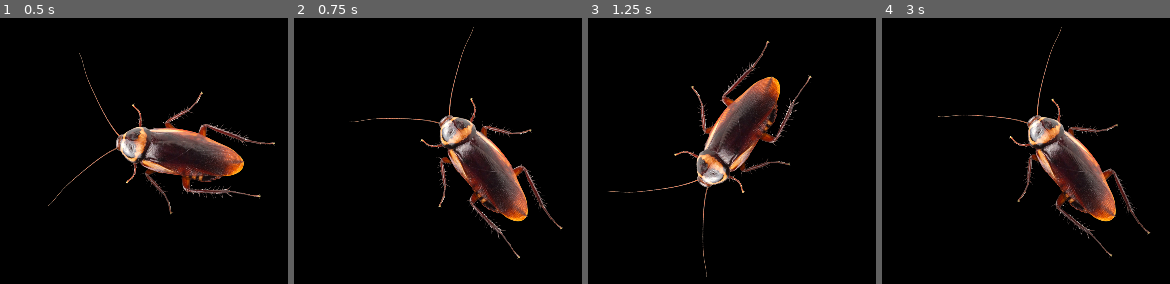
Above: before the commit, frames 1-4 (left to right).
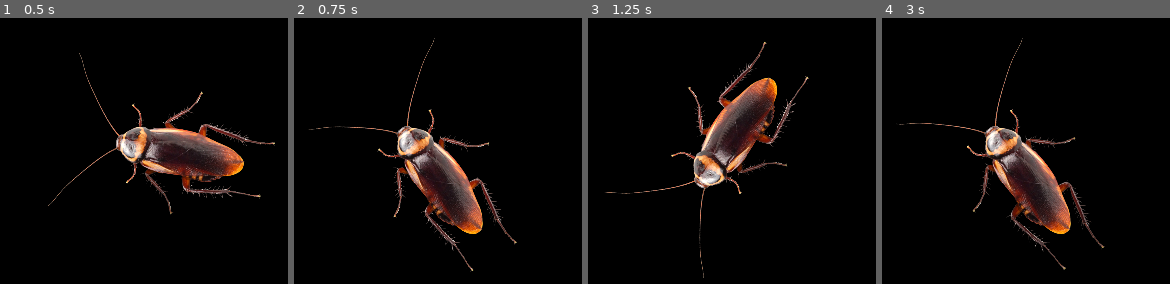
Above: after the commit, the same moments.

Repository: ihateacher/idle-game
Game: Godot game, scene res://main.tscn
The game is run twice, just before and just after one commit, with the same random seed, the same clock (stepped at 60 frames per second) and the same inputs.
Inputs (mouse positions are in pixels of both pictures, inside the frame that each line leads up to):
- Up to frame 1 (0.5 s): no input
- Up to frame 2 (0.75 s): drag from (449, 156) to (outside the picture) at 0.52 s
- Up to frame 3 (1.25 s): no input
- Up to frame 4 (3 s): drag from (890, 111) to (1037, 156) at 1.27 s; move the mouse to (outside the picture) at 2.02 s; click (outside the picture) at 2.17 s; drag from (951, 169) to (outside the picture) at 2.77 s

Frame 1 is identical in both runs. In frame 2, 15% of the frame differs, in the area x 5-94%, y 3-96%; in frame 3, 6.2%; in frame 4, 15%.

Commit message:
Update idle_object.tscn
动画调整

Diff:
--- a/idle_object.tscn
+++ b/idle_object.tscn
@@ -10,35 +10,6 @@
 [ext_resource type="Texture2D" uid="uid://dpc2e2qgfc5jp" path="res://assets/left_main_leg.png" id="7_vvb2k"]
 [ext_resource type="Texture2D" uid="uid://4n75labdmtof" path="res://assets/left_mid_leg.png" id="7_ylbxg"]
 [ext_resource type="Material" uid="uid://chxf6ulnjt4o6" path="res://cockroach_shadow.tres" id="9_2q7f3"]
-
-[sub_resource type="Animation" id="Animation_28gm2"]
-resource_name = "move_tantacle"
-length = 0.35
-loop_mode = 1
-tracks/0/type = "value"
-tracks/0/imported = false
-tracks/0/enabled = true
-tracks/0/path = NodePath("Pivot/TentacleLeftMarker:rotation")
-tracks/0/interp = 1
-tracks/0/loop_wrap = true
-tracks/0/keys = {
-"times": PackedFloat32Array(0, 0.1, 0.366667),
-"transitions": PackedFloat32Array(1, 1, 1),
-"update": 0,
-"values": [0.0, 0.872665, 0.0]
-}
-tracks/1/type = "value"
-tracks/1/imported = false
-tracks/1/enabled = true
-tracks/1/path = NodePath("Pivot/TentacleRightMarker:rotation")
-tracks/1/interp = 1
-tracks/1/loop_wrap = true
-tracks/1/keys = {
-"times": PackedFloat32Array(0, 0.166667, 0.3),
-"transitions": PackedFloat32Array(1, 1, 1),
-"update": 0,
-"values": [0.0, -0.523599, 0.0]
-}
 
 [sub_resource type="Animation" id="Animation_jh8no"]
 length = 0.001
@@ -433,6 +404,35 @@
 "values": [Color(1, 1, 1, 1), Color(1, 1, 1, 0.611765), Color(1, 1, 1, 0.898039), Color(1, 1, 1, 0.717647), Color(1, 1, 1, 1)]
 }
 
+[sub_resource type="Animation" id="Animation_28gm2"]
+resource_name = "move_tantacle"
+length = 0.35
+loop_mode = 1
+tracks/0/type = "value"
+tracks/0/imported = false
+tracks/0/enabled = true
+tracks/0/path = NodePath("Pivot/TentacleLeftMarker:rotation")
+tracks/0/interp = 1
+tracks/0/loop_wrap = true
+tracks/0/keys = {
+"times": PackedFloat32Array(0, 0.1, 0.366667),
+"transitions": PackedFloat32Array(1, 1, 1),
+"update": 0,
+"values": [0.0, 0.872665, 0.0]
+}
+tracks/1/type = "value"
+tracks/1/imported = false
+tracks/1/enabled = true
+tracks/1/path = NodePath("Pivot/TentacleRightMarker:rotation")
+tracks/1/interp = 1
+tracks/1/loop_wrap = true
+tracks/1/keys = {
+"times": PackedFloat32Array(0, 0.166667, 0.3),
+"transitions": PackedFloat32Array(1, 1, 1),
+"update": 0,
+"values": [0.0, -0.523599, 0.0]
+}
+
 [sub_resource type="Animation" id="Animation_vvb2k"]
 resource_name = "shake"
 length = 0.1
@@ -444,10 +444,10 @@
 tracks/0/interp = 1
 tracks/0/loop_wrap = true
 tracks/0/keys = {
-"times": PackedFloat32Array(0, 0.0308155),
-"transitions": PackedFloat32Array(1, 1),
-"update": 0,
-"values": [0.0, 0.74002]
+"times": PackedFloat32Array(0, 0.0308155, 0.1),
+"transitions": PackedFloat32Array(1, 1, 1),
+"update": 0,
+"values": [0.0, 0.74002, 0.904081]
 }
 tracks/1/type = "value"
 tracks/1/imported = false
@@ -459,7 +459,7 @@
 "times": PackedFloat32Array(0, 0.0333333, 0.0666667, 0.1),
 "transitions": PackedFloat32Array(1, 1, 1, 1),
 "update": 0,
-"values": [Vector2(200, 200), Vector2(219, 196), Vector2(186, 207), Vector2(200, 200)]
+"values": [Vector2(200, 200), Vector2(176, 207), Vector2(183, 208), Vector2(179, 208)]
 }
 
 [sub_resource type="AnimationLibrary" id="AnimationLibrary_jh8no"]
@@ -558,7 +558,6 @@
 show_behind_parent = true
 material = ExtResource("9_2q7f3")
 position = Vector2(7.68804, 14.7876)
-scale = Vector2(1, 1)
 texture = ExtResource("4_6a2oq")
 
 [node name="LeftMainLeg" type="Sprite2D" parent="Pivot"]
